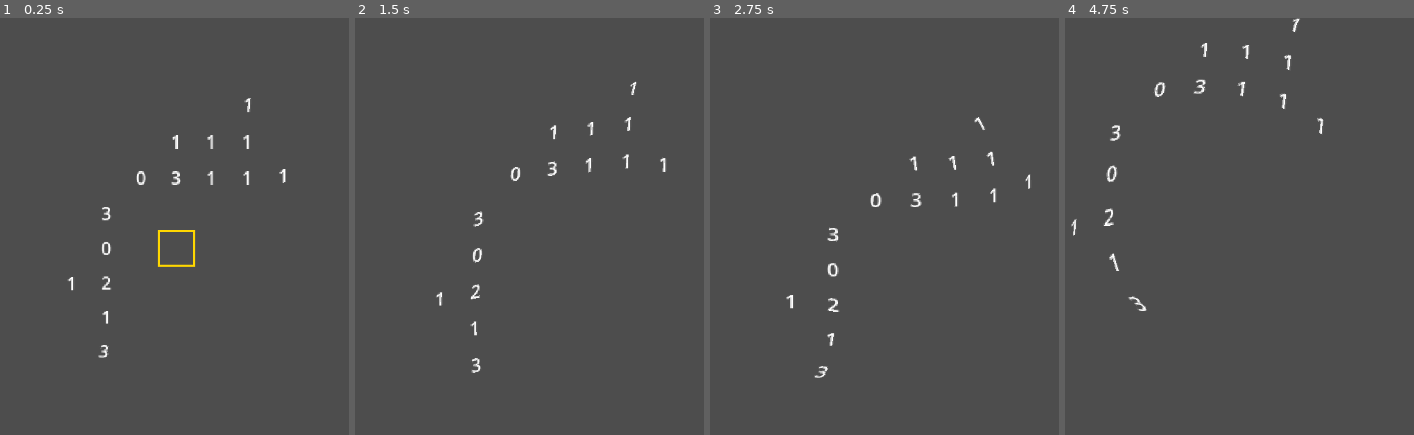
Above: before the commit, frames 1-4 (left to right).
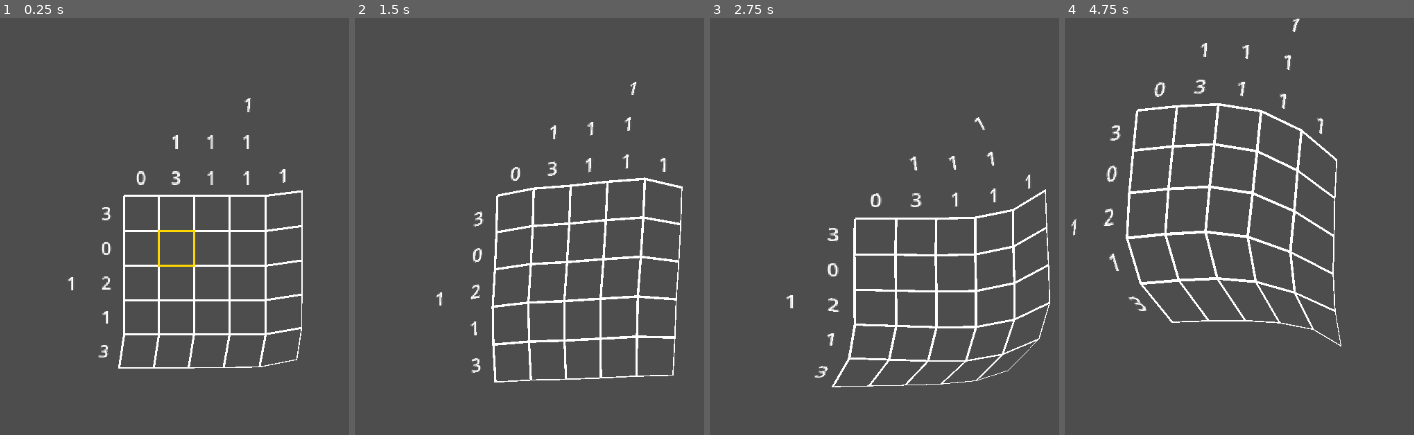
Above: after the commit, the same moments.

Repository: kennethbchen/Medical-Malpicross-Game
Game: Godot game, scene res://scenes/game.tscn
Two runs of this game, one before a commit and one after it. Both use one fixed random seed, a clock stepped at 60 frames per second and the inputs below.
Inputs (mouse positions are in pixels of both pictures, inside the frame that each line leads up to):
- Up to frame 1 (0.25 s): no input
- Up to frame 2 (1.5 s): move the mouse to (outside the picture) at 0.52 s; press the mouse at (outside the picture) at 0.53 s; move the mouse to (372, 264) at 1.27 s; release the mouse at (372, 264) at 1.28 s; right-click (372, 264) at 1.35 s
- Up to frame 3 (2.75 s): move the mouse to (964, 143) at 2.02 s; press the mouse at (964, 143) at 2.03 s
- Up to frame 4 (4.75 s): move the mouse to (1201, 330) at 2.77 s; release the mouse at (1201, 330) at 2.78 s; right-click (1201, 330) at 2.85 s; move the mouse to (outside the picture) at 3.52 s; press the mouse at (outside the picture) at 3.53 s; move the mouse to (outside the picture) at 4.27 s; release the mouse at (outside the picture) at 4.28 s; right-click (outside the picture) at 4.35 s

The runs differ from the first frame. In frame 1, 3.2% of the frame differs, in the area x 33-87%, y 41-85%; in frame 2, 4.0%; in frame 3, 3.8%; in frame 4, 4.6%, in the area x 17-80%, y 20-79%.

Commit message:
Implemented drawing puzzle grid lines

Diff:
--- a/scripts/puzzle_drawer.gd
+++ b/scripts/puzzle_drawer.gd
@@ -13,6 +13,27 @@
 func _draw() -> void:
 
 	if not puzzle: return
+
+	# Draw grid
+	# Horizontal
+	for row in puzzle.input_size.x + 1:
+		var a: Vector2 = puzzle.input_to_board_coordinate(Vector2i(row, 0))
+		a = Vector2(a.y, a.x) * cell_size_px
+
+		var b: Vector2 = puzzle.input_to_board_coordinate(Vector2i(row, puzzle.input_size.y))
+		b = Vector2(b.y, b.x) * cell_size_px
+
+		draw_line(a , b, Color.WHITE, 2)
+
+	# Vertical
+	for col in puzzle.input_size.y + 1:
+		var a: Vector2 = puzzle.input_to_board_coordinate(Vector2i(0, col))
+		a = Vector2(a.y, a.x) * cell_size_px
+
+		var b: Vector2 = puzzle.input_to_board_coordinate(Vector2i(puzzle.input_size.x, col))
+		b = Vector2(b.y, b.x) * cell_size_px
+
+		draw_line(a , b, Color.WHITE, 2)
 
 	for row in puzzle.input_size.x:
 		for col in puzzle.input_size.y:
